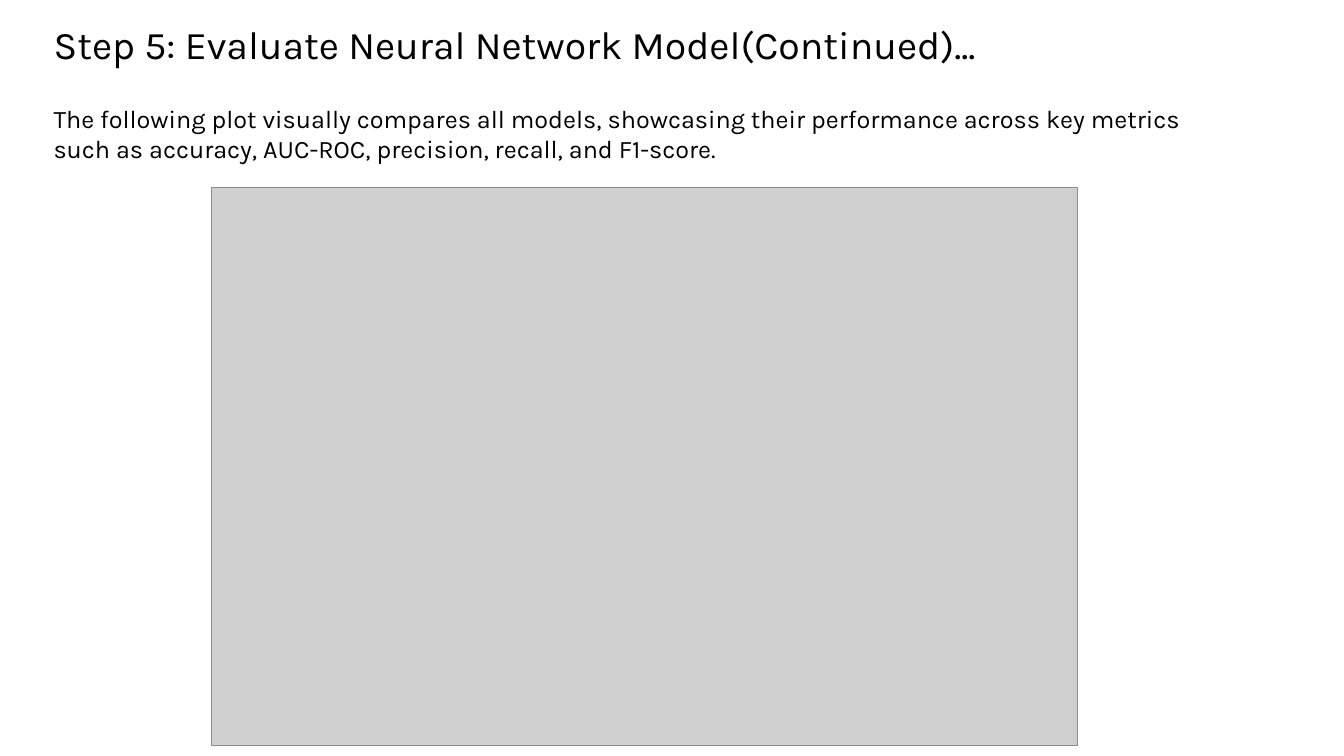
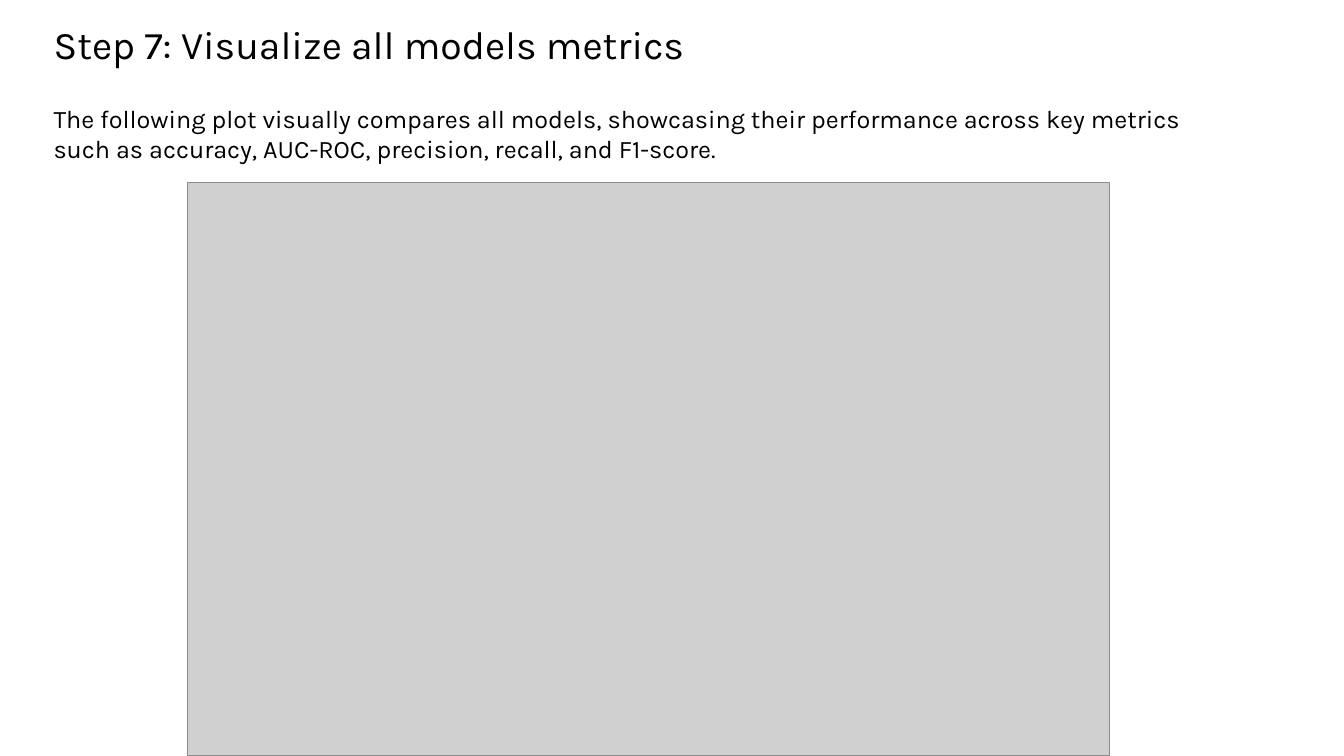
Before and after one commit to AnkitaSavaliya/AIH, a slide deck: slide 21 of ML-DL_MIMIC-IV_ARF_MORTALITY_PREDICTION.pptx. Drawn at 1344x756 pixels with LibreOffice and Linux fonts; fonts in the diff are those of the drawing; grey boxes stand for pictures. Boxes give left, top, right and bottom in pixels: in the first picture for what was removed or moved away, otherwise in the second. Text is boxed around its words. In the diff, an @@ line names an element or a change of style, - is before the commit and + after.

```diff
--- a/ML-DL_MIMIC-IV_ARF_MORTALITY_PREDICTION.pptx
+++ b/ML-DL_MIMIC-IV_ARF_MORTALITY_PREDICTION.pptx
@@ text at (54, 32, 684, 69): text changed @@
-Step 5: Evaluate Neural Network Model(Continued)...
+Step 7: Visualize all models metrics
@@ picture: place and size @@
-picture at (212, 188, 1078, 745)
+picture at (188, 182, 1110, 756)
```
Also in this commit, not shown: 18 other slides changed, 1 other file.
